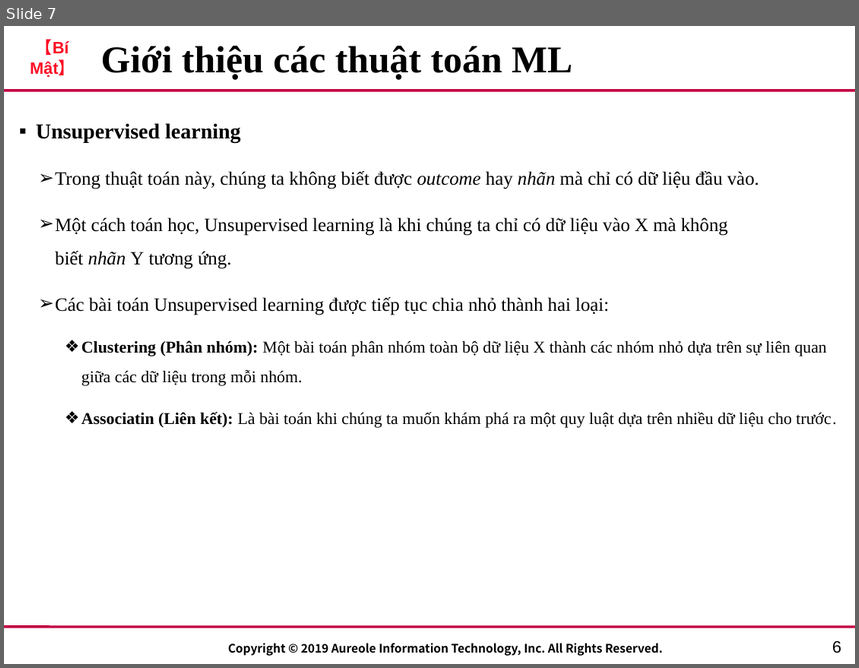
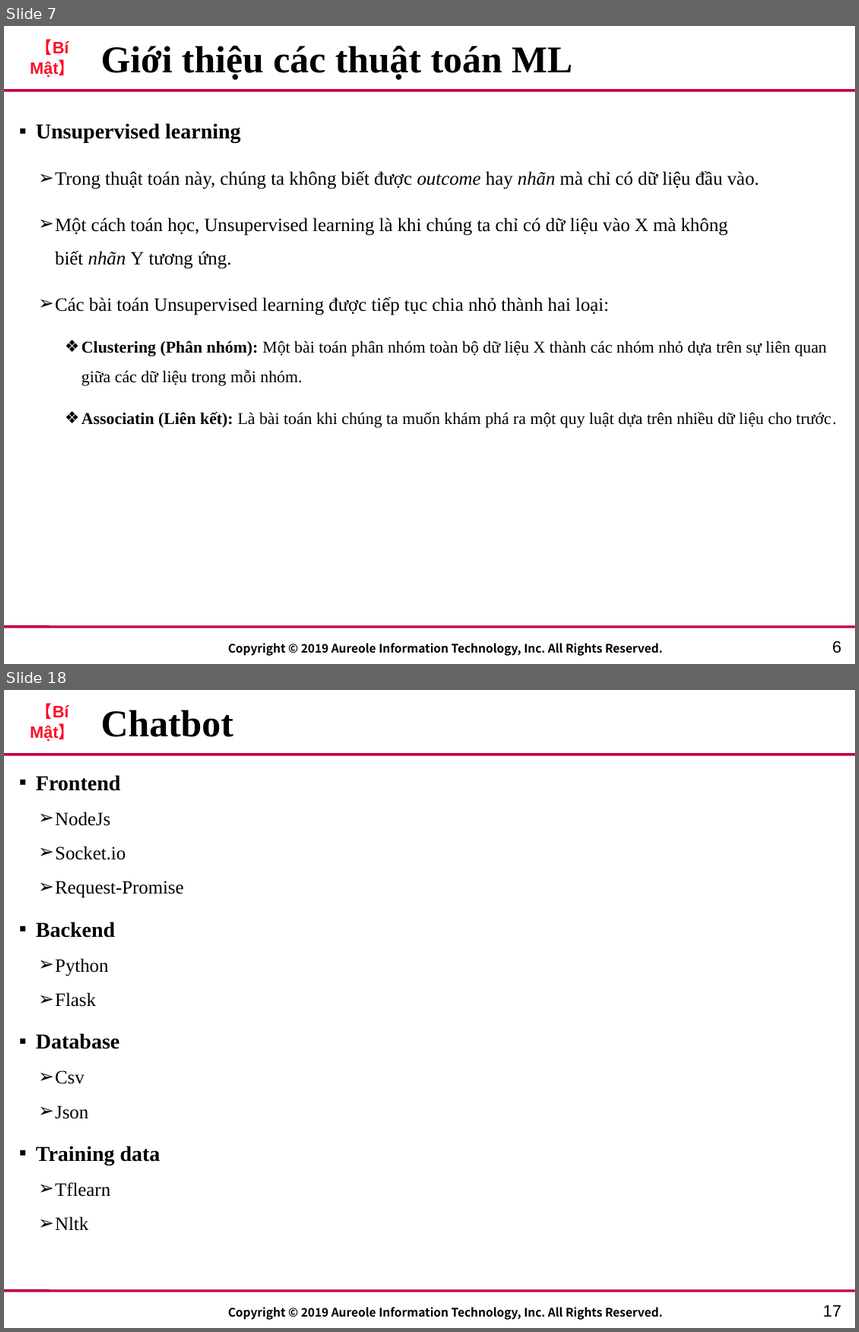
Before and after one commit to lucas2298/chat, a slide deck: AIT_Template.pptx. Shown one above the other, each under a label of ours: slide 7 before the commit, slides 7 and 18 after it; the slides between them are not shown. The pictures are 859x668 and 859x1332 pixels, drawn with LibreOffice and Linux fonts; fonts in the diff are those of the drawing; background and template pictures are left out. Boxes give left, top, right and bottom in pixels: in the first picture for what was removed or moved away, otherwise in the second. Text is boxed around its words. In the diff, an @@ line names an element or a change of style, - is before the commit and + after.

```diff
--- a/AIT_Template.pptx
+++ b/AIT_Template.pptx
@@ slide 18 added at (4, 690, 855, 1328), background #FFFFFF; not listed: 4 template elements that a slide beside it also shows @@
@@ title added at (101, 710, 234, 737), 32 pt, text #000000, bold @@
+Chatbot
@@ text added at (36, 775, 183, 1231), 16 pt, text #000000 @@
+▪ Frontend
+  ➢ NodeJs
+  ➢ Socket.io
+  ➢ Request-Promise
+▪ Backend
+  ➢ Python
+  ➢ Flask
+▪ Database
+  ➢ Csv
+  ➢ Json
+▪ Training data
+  ➢ Tflearn
+  ➢ Nltk
@@ page number added at (823, 1306, 842, 1317), 14 pt, text #000000 @@
+17
```
Also in this commit, not shown: 3 slides changed, 12 other slides added, 2 slides removed, 6 other files.
